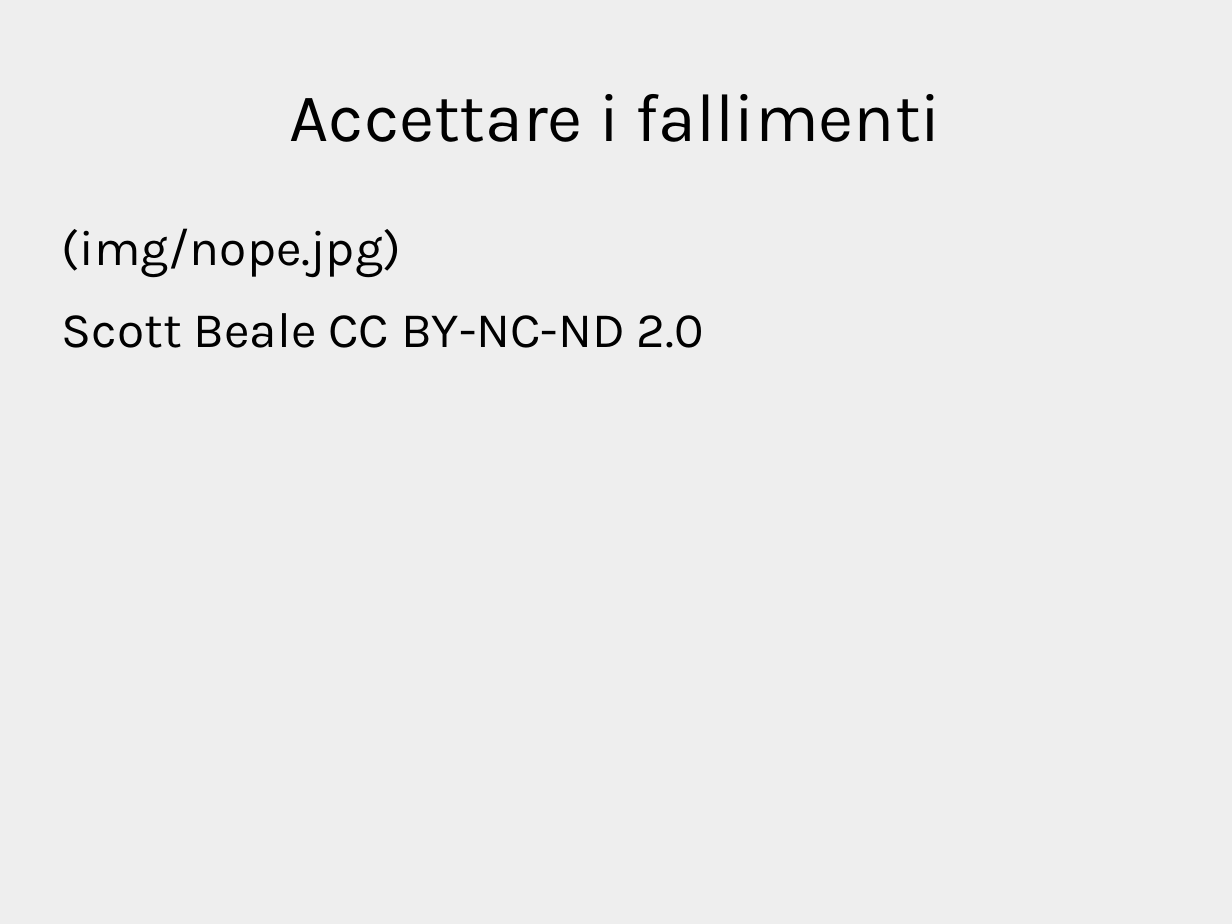
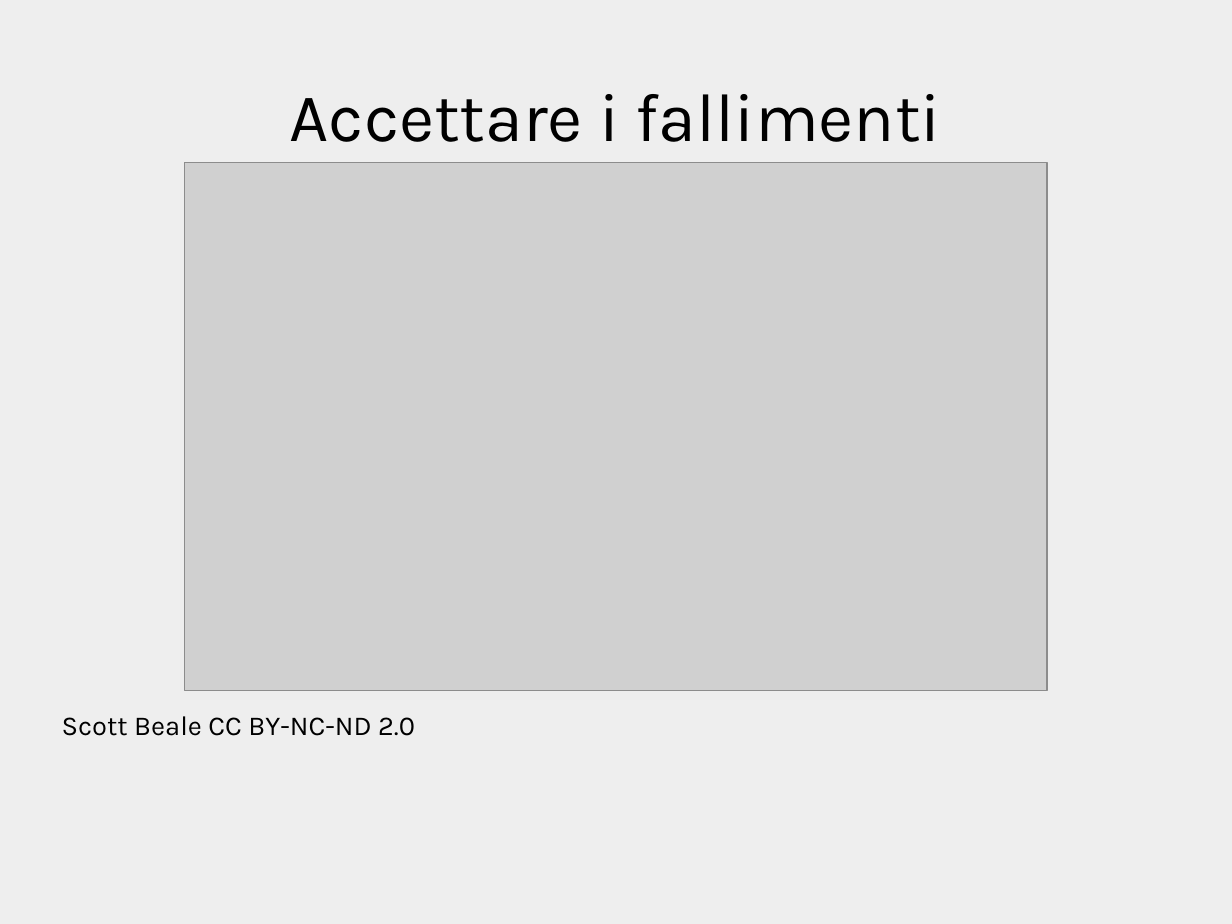
Before and after one commit to xrmx/tcs-sviluppocollaborativo, a slide deck: slide 22 of sviluppo.odp. Drawn at 1232x924 pixels with LibreOffice and Linux fonts; fonts in the diff are those of the drawing; grey boxes stand for pictures. Boxes give left, top, right and bottom in pixels: in the first picture for what was removed or moved away, otherwise in the second. Text is boxed around its words. In the diff, an @@ line names an element or a change of style, - is before the commit and + after.

```diff
--- a/sviluppo.odp
+++ b/sviluppo.odp
@@ picture added at box(184, 163, 1048, 691) @@
@@ text "Scott Beale CC BY-NC-ND 2.0" at box(62, 716, 415, 736): size 32 to 17.6 pt @@
@@ text at box(62, 228, 401, 278): paragraph removed @@
-(img/nope.jpg)
```
Also in this commit, not shown: 10 other slides changed, 1 slide added, 1 slide removed, 1 other file.
